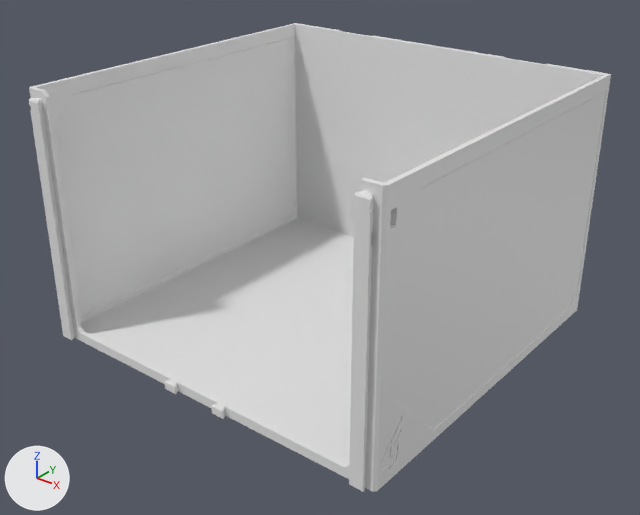
Renders of the glTF model parts/165/DecorDrawer_165-2W-2H.lib.glb from each side of a commit.
Rendered twice from a 50 mm camera at (208.0, -264.0, 194.0) aimed at (4.0, -8.0, 35.0). Lighting does not change. The marker at lower left points along +X, +Y and +Z. The older version comes first. Where no turn or scale is listed for an object, it has been applied to the vertices. Vertices at exactly the same position are counted once.

In view in the first picture: 'DecorDrawer_165-2W-2H'.
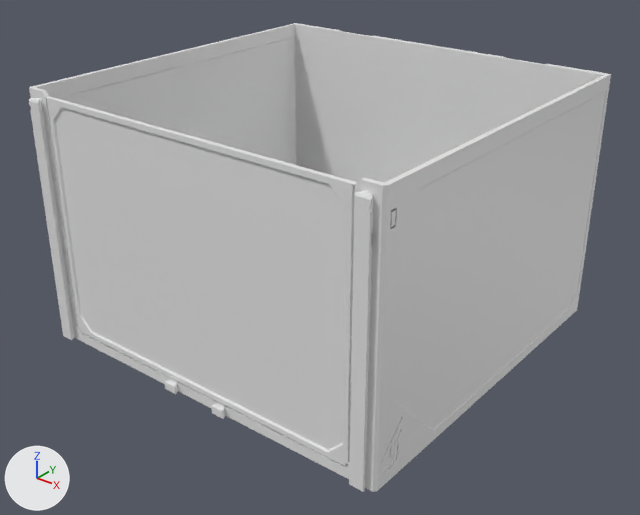
Boxes (x1, y1, x2, y2) around the edits, measured in the pictures (640 x 515 px):
part 1 of me_decordrawer_165_2w_2h, added
    after: (390, 209, 397, 227)
part 2 of me_decordrawer_165_2w_2h, built on
    before: (388, 432, 432, 469)
    after: (45, 97, 432, 490)

Patch to the scene script:
```diff
--- a/parts/165/DecorDrawer_165-2W-2H.lib.glb.py
+++ b/parts/165/DecorDrawer_165-2W-2H.lib.glb.py
@@ me_decordrawer_165_2w_2h @@
 # used by ob_decordrawer_165_2w_2h; location = (0.0, 0.0, 53.0)
-me_decordrawer_165_2w_2h.from_pydata(...)  # 667 vertices, 1338 faces; spans x -82.0..82.0, y -80.0..80.0, z -53.0..53.0
+me_decordrawer_165_2w_2h.from_pydata(...)  # 957 vertices, 1930 faces; spans x -82.0..82.0, y -80.0..80.0, z -53.0..53.0
+# me_decordrawer_165_2w_2h part 1: a new loose piece of 24 vertices spanning x 80.0..82.0, y -74.0..-71.0, z 40.0..44.0
+# me_decordrawer_165_2w_2h part 2: 24 vertices moved within x 81.0..82.0, y -70.0..-65.0, z -48.0..-44.0; 242 vertices added at x -71.0..82.0, y -77.0..-66.0, z -49.0..51.0
+# other edits to the shape of me_decordrawer_165_2w_2h do not show in these pictures
```
